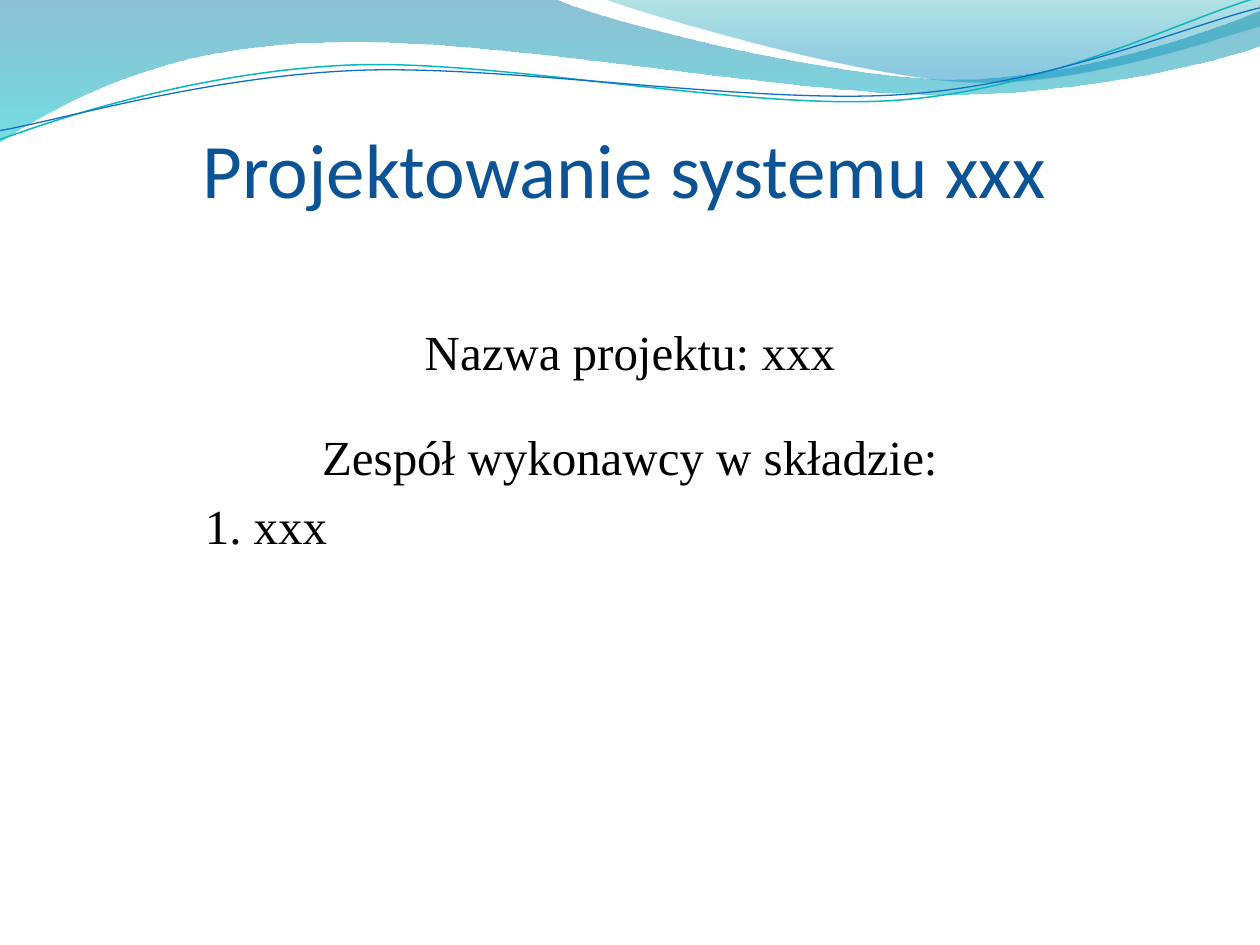
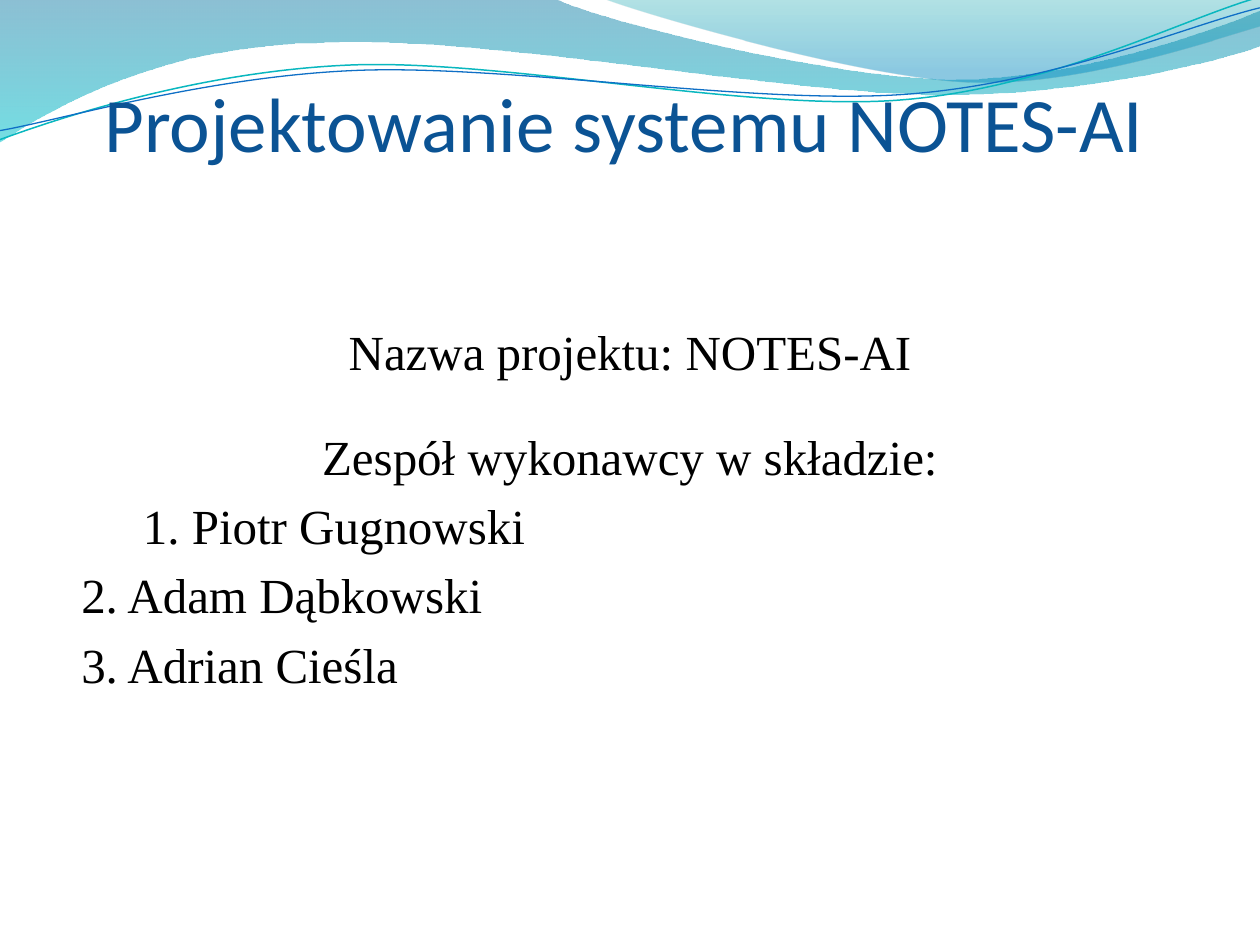
Before and after one commit to Manomenu/okno-mpsi-2026, a slide deck: slide 46 of Przeglad_koncowy_notes_ai.pptx. Drawn at 1260x945 pixels with LibreOffice and Linux fonts; fonts in the diff are those of the drawing; background and template pictures are left out. Boxes give left, top, right and bottom in pixels: in the first picture for what was removed or moved away, otherwise in the second. Text is boxed around its words. In the diff, an @@ line names an element or a change of style, - is before the commit and + after.

```diff
--- a/Przeglad_koncowy_notes_ai.pptx
+++ b/Przeglad_koncowy_notes_ai.pptx
@@ text at (x1=105, y1=88, x2=1143, y2=166): text changed @@
-Projektowanie systemu xxx
+Projektowanie systemu NOTES-AI
@@ text at (x1=349, y1=336, x2=912, y2=379): text changed @@
-Nazwa projektu: xxx
+Nazwa projektu: NOTES-AI
@@ text at (x1=81, y1=510, x2=525, y2=684): text changed @@
-1. xxx
+1. Piotr Gugnowski
+2. Adam Dąbkowski
+3. Adrian Cieśla
```
Also in this commit, not shown: 5 other slides changed.
